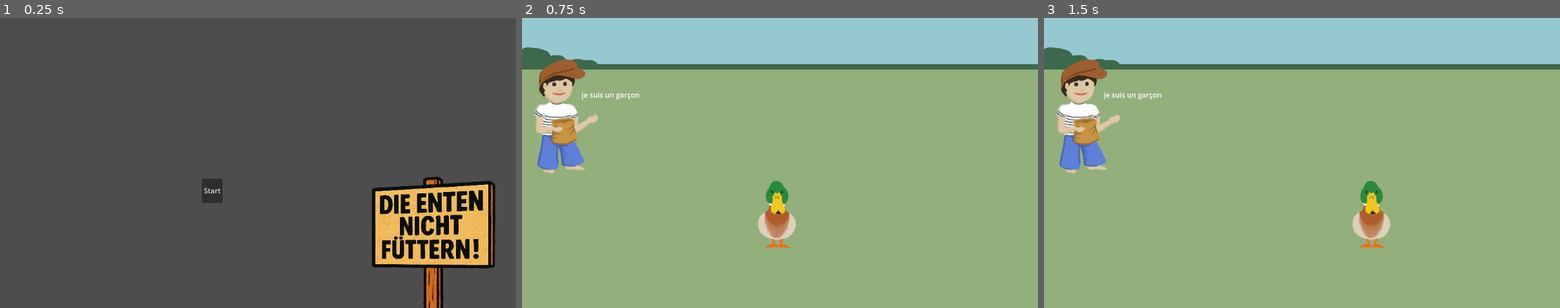
Above: before the commit, frames 1-3 (left to right).
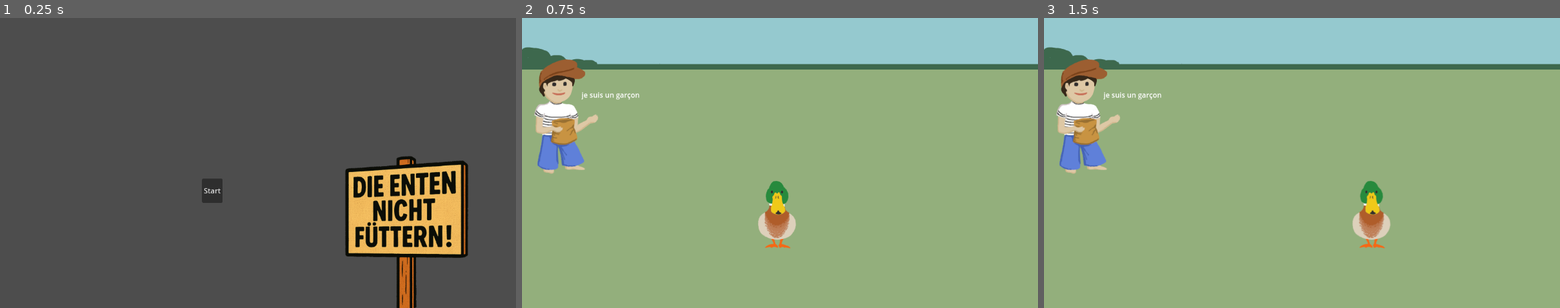
Above: after the commit, the same moments.

Repository: baguette-ballett/baguette-ballett
Game: Godot game, scene res://scenes/intro/intro.tscn
The game is run twice, just before and just after one commit, with the same random seed, the same clock (stepped at 60 frames per second) and the same inputs.
Inputs:
- Up to frame 1 (0.25 s): no input
- Up to frame 2 (0.75 s): click "Start" at 0.5 s
- Up to frame 3 (1.5 s): tap Enter at 1.25 s; hold Right (right) from 1.28 s (still down)

The runs differ from the first frame. In frame 1, 9.2% of the frame differs, in the area x 66-96%, y 47-100%; in frame 2, nothing differs; in frame 3, nothing differs.

Commit message:
Resize Images. Try to make poop splash

Diff:
--- a/scenes/intro/duckpoop.gd
+++ b/scenes/intro/duckpoop.gd
@@ -1,6 +1,9 @@
 extends CharacterBody2D
 
 func _physics_process(_delta):
-	velocity = Vector2(0, 300)
-	if position.y < 455:
+	velocity = Vector2(0, 500)
+	if position.y < 630:
 		move_and_slide()
+	else:
+		scale.x = 0.5
+		scale.y = 0.5
--- a/scenes/intro/intro.tscn
+++ b/scenes/intro/intro.tscn
@@ -13,8 +13,8 @@
 script = ExtResource("1_8twl8")
 
 [node name="Clean Sign" type="Sprite2D" parent="."]
-position = Vector2(968, 510)
-scale = Vector2(0.354492, 0.334473)
+position = Vector2(908, 481)
+scale = Vector2(0.70459, 0.743408)
 texture = ExtResource("1_ioskq")
 
 [node name="AudioStreamPlayer" type="AudioStreamPlayer" parent="."]
@@ -33,14 +33,14 @@
 script = ExtResource("4_1rrv8")
 
 [node name="Duckpoop" type="CharacterBody2D" parent="."]
-position = Vector2(956, -750)
-scale = Vector2(0.228037, 0.0842062)
+position = Vector2(900, -750)
+scale = Vector2(0.2, 0.074)
 script = ExtResource("4_ir5dn")
 
 [node name="CollisionShape2D" type="CollisionShape2D" parent="Duckpoop"]
-scale = Vector2(1, 1)
 shape = SubResource("CircleShape2D_ir5dn")
 
 [node name="Sprite2D" type="Sprite2D" parent="Duckpoop"]
-scale = Vector2(6.34055, 9.14286)
+position = Vector2(34.271, -1000)
+scale = Vector2(3.382, 5)
 texture = ExtResource("3_teox7")
Binary file changed: assets/sprites/notfeedducks_sign_clean.png
Binary file changed: assets/sprites/notfeedducks_sign_pooped.png
